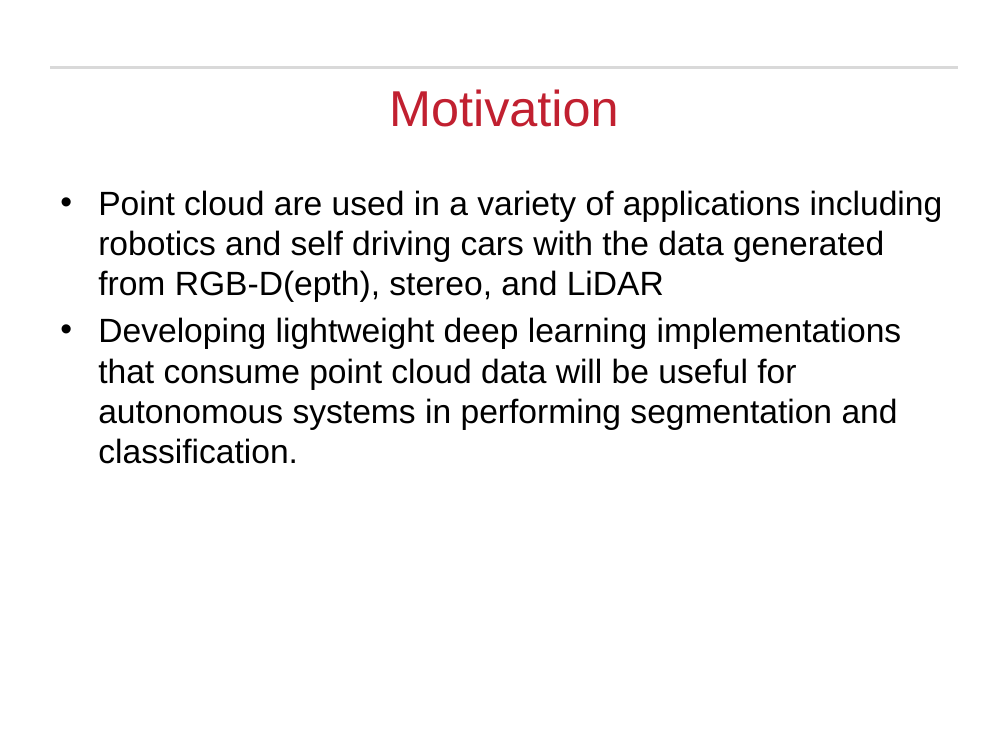
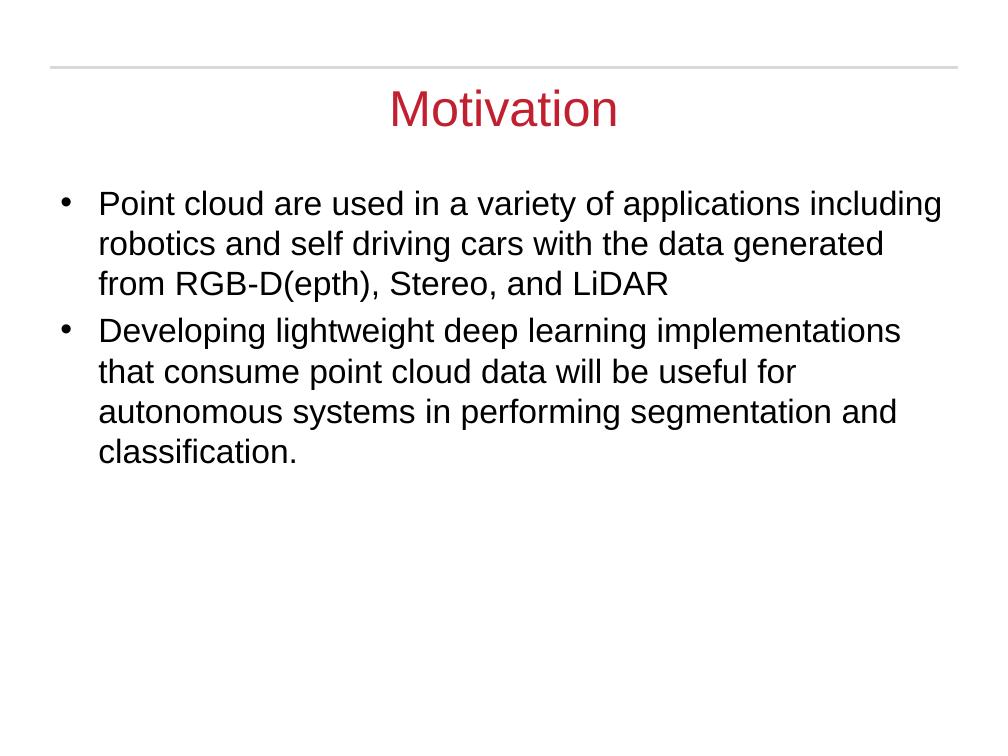
Before and after one commit to Michael-Hodges/PointNet, a slide deck: slide 5 of PowerPoints/EECE5554_Final_Project.pptx (slide 3 before the commit). Drawn at 1008x756 pixels with LibreOffice and Linux fonts; fonts in the diff are those of the drawing; background and template pictures are left out. Boxes give left, top, right and bottom in pixels: in the first picture for what was removed or moved away, otherwise in the second. Text is boxed around its words. In the diff, an @@ line names an element or a change of style, - is before the commit and + after.

```diff
--- a/PowerPoints/EECE5554_Final_Project.pptx
+++ b/PowerPoints/EECE5554_Final_Project.pptx
@@ text at [98, 190, 943, 302]: text changed @@
-• Point cloud are used in a variety of applications including robotics and self driving cars with the data generated from RGB-D(epth), stereo, and LiDAR
+• Point cloud are used in a variety of applications including robotics and self driving cars with the data generated from RGB-D(epth), Stereo, and LiDAR
```
Also in this commit, not shown: 4 other slides changed, 8 slides added.
